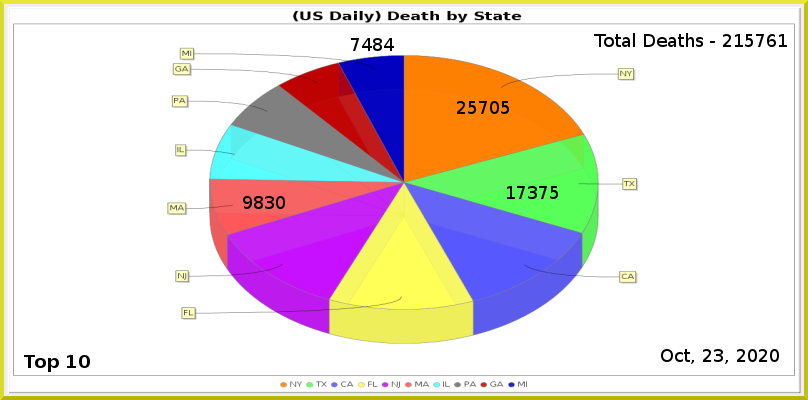
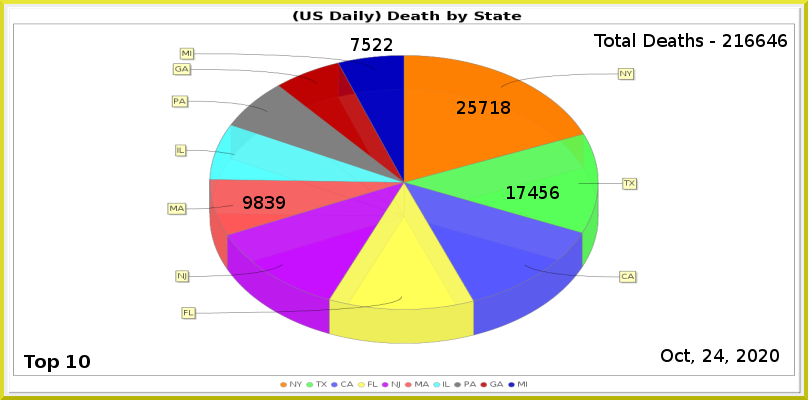
Two versions of the same layered image (808px x 400px). Layer-by-layer changes:
painted on "Least" over [left=362, top=38, right=394, bottom=51]
painted on "6" over [left=276, top=196, right=285, bottom=209]
painted on "2" over [left=528, top=186, right=559, bottom=199]
painted on "1" over [left=490, top=101, right=510, bottom=114]
renamed "Total Deaths - 215761" to "Total Deaths - 216646", painted on it over [left=745, top=34, right=787, bottom=47]
painted on "Current Date" over [left=714, top=349, right=724, bottom=362]
painted on "Death_by_State.png" over [left=167, top=47, right=639, bottom=343]
